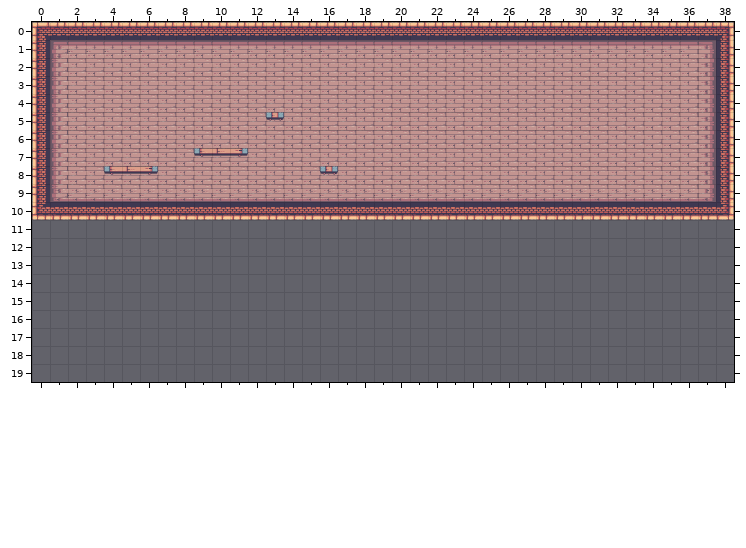
One commit to this Tiled map: pixelholdersPlatformer/assets/map.tmx. The picture above is the old version.
Cells are 32x32 px. Shown: x 0..38, y 0..19. The old version is drawn lined up with the new one.
Once edited:
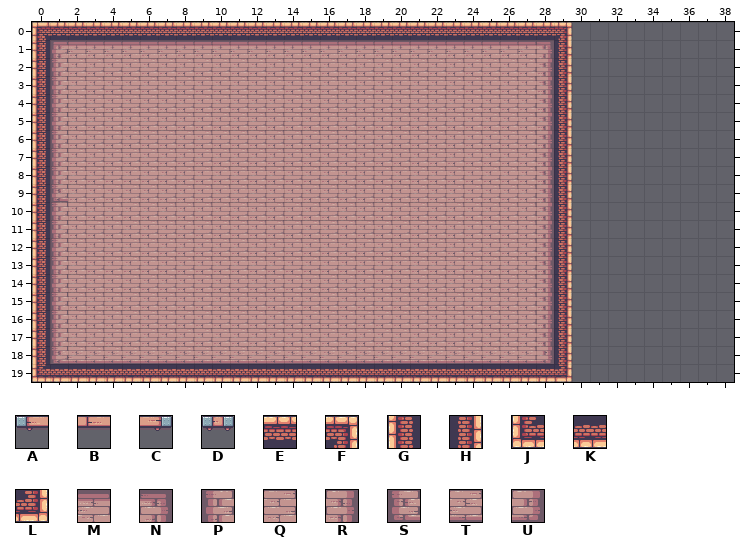
Key: from "decorations": A 16, B 17, C 18, D 19; from "terrain": E 21, F 22, G 39, H 41, J 58, K 59, L 60, M 135, N 136, P 153, Q 154, R 155, S 172, T 173, U 174.
_ is an empty cell, . an unchanged one.
The exact change:
map size 100x47 -> 30x20 cells (old content now starts at -1,-4; both pictures use the new coordinates)
--- layer "Tile Layer 1"
@@ x 0..38 @@
- 0 .............................EEEEEEEEEF
- 1 ............................MMMMMMMMMNH
- 2 ............................QQQQQQQQQRH
- 3 ............................QQQQQQQQQRH
- 4 ............................QQQQQQQQQRH
- 5 ............................QQQQQQQQQRH
- 6 ............................QQQQQQQQQRH
- 7 ............................QQQQQQQQQRH
- 8 ............................QQQQQQQQQRH
- 9 ..TTTTTTTTTTTTTTTTTTTTTTTTTTTTTTTTTTTUH
-10 JKKKKKKKKKKKKKKKKKKKKKKKKKKKKKKKKKKKKKL
-11 ______________________________.........
-12 ______________________________.........
-13 ______________________________.........
-14 ______________________________.........
-15 ______________________________.........
-16 ______________________________.........
-17 ______________________________.........
-18 ______________________________.........
-19 ______________________________.........
+ 0 .............................F_________
+ 1 ............................NH_________
+ 2 ............................RH_________
+ 3 ............................RH_________
+ 4 ............................RH_________
+ 5 ............................RH_________
+ 6 ............................RH_________
+ 7 ............................RH_________
+ 8 ............................RH_________
+ 9 ..QQQQQQQQQQQQQQQQQQQQQQQQQQRH_________
+10 GPQQQQQQQQQQQQQQQQQQQQQQQQQQRH_________
+11 GPQQQQQQQQQQQQQQQQQQQQQQQQQQRH.........
+12 GPQQQQQQQQQQQQQQQQQQQQQQQQQQRH.........
+13 GPQQQQQQQQQQQQQQQQQQQQQQQQQQRH.........
+14 GPQQQQQQQQQQQQQQQQQQQQQQQQQQRH.........
+15 GPQQQQQQQQQQQQQQQQQQQQQQQQQQRH.........
+16 GPQQQQQQQQQQQQQQQQQQQQQQQQQQRH.........
+17 GPQQQQQQQQQQQQQQQQQQQQQQQQQQRH.........
+18 GSTTTTTTTTTTTTTTTTTTTTTTTTTTUH.........
+19 JKKKKKKKKKKKKKKKKKKKKKKKKKKKKL.........
--- layer "platforms" (removed)
@@ x 13..13 @@
- 5 D
+ 5 _
@@ x 4..16 @@
- 7 .....ABC.....
- 8 ABC.........D
+ 7 .....___.....
+ 8 ___........._
Where, in picture pixels (left, top, right, bottom), the same in both pictures:
changed: (32, 22, 734, 382)
